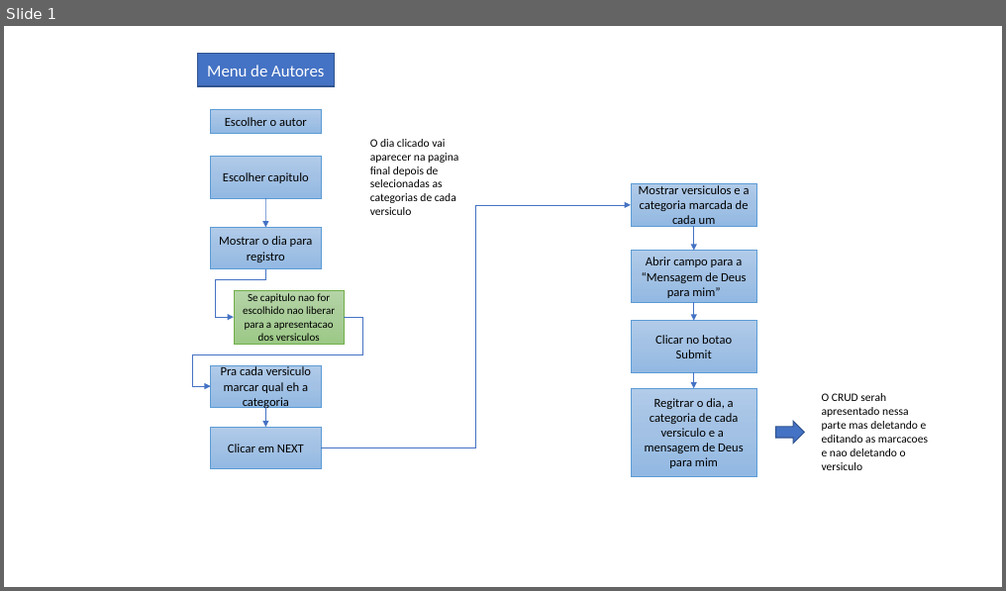
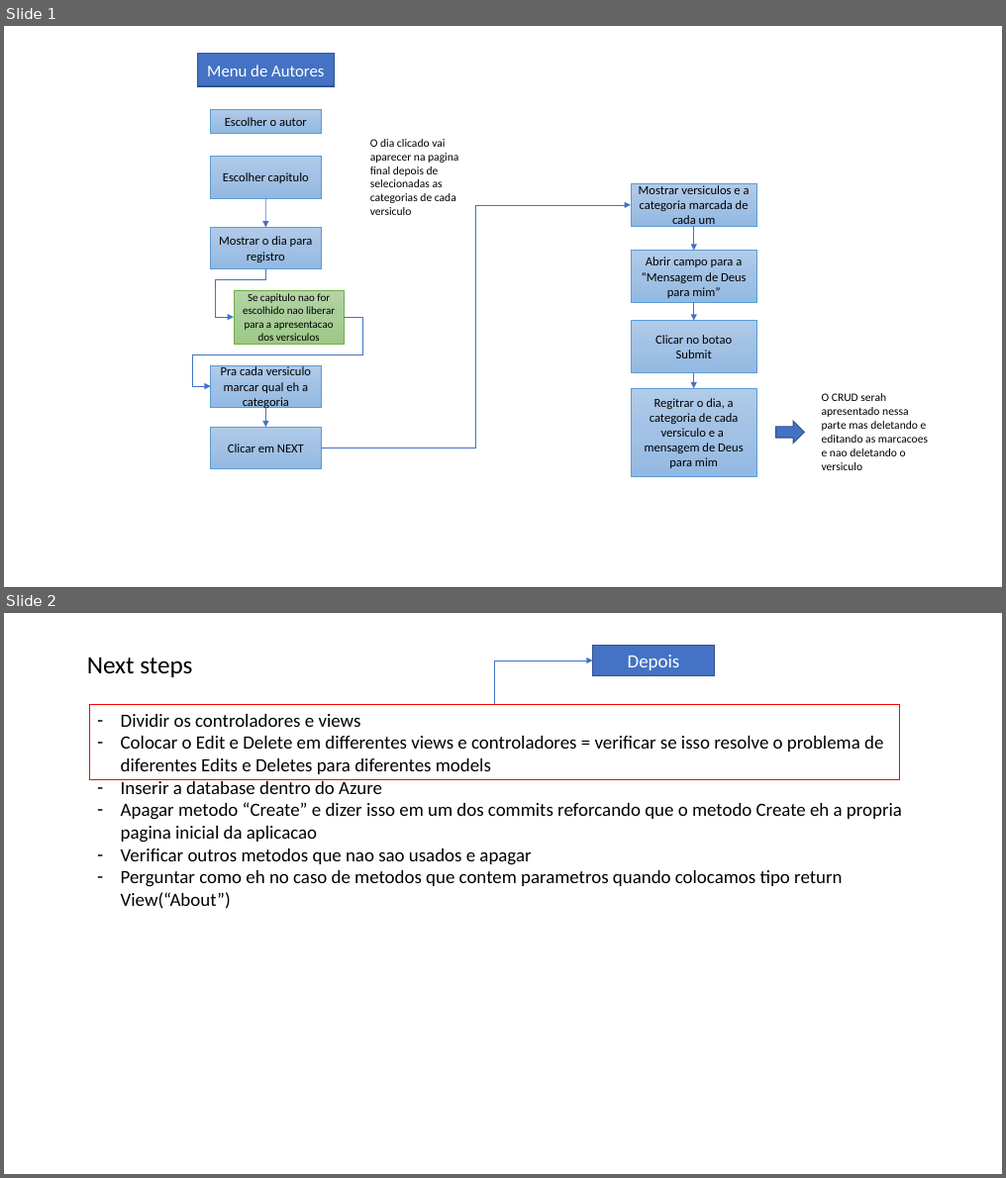
Before and after one commit to dantesantos/assignment2, a slide deck: Flow Chart.pptx. Shown one above the other, each under a label of ours: slide 1 before the commit, slides 1 and 2 after it. The pictures are 1006x591 and 1006x1178 pixels, drawn with LibreOffice and Linux fonts; fonts in the diff are those of the drawing. Boxes give left, top, right and bottom in pixels: in the first picture for what was removed or moved away, otherwise in the second. Text is boxed around its words. In the diff, an @@ line names an element or a change of style, - is before the commit and + after.

```diff
--- a/Flow Chart.pptx
+++ b/Flow Chart.pptx
@@ slide 2 added at <box>4,613,1002,1174</box>, background #FFFFFF @@
@@ text added at <box>87,657,192,677</box>, 24 pt, text #000000 @@
+Next steps
@@ elbow arrow added from (494, 704) to (592, 661), #4472C4 0.5 pt @@
@@ rectangle added at <box>592,646,715,676</box>, fill #4472C4, outline #325491 1 pt, 18 pt, text #FFFFFF @@
+Depois
@@ rectangle added at <box>90,704,900,780</box>, outline #FF0000 1 pt @@
@@ text added at <box>121,714,902,909</box>, 18 pt, text #000000 @@
+– Dividir os controladores e views
+– Colocar o Edit e Delete em differentes views e controladores = verificar se isso resolve o problema de diferentes Edits e Deletes para diferentes models
+– Inserir a database dentro do Azure
+– Apagar metodo “Create” e dizer isso em um dos commits reforcando que o metodo Create eh a propria pagina inicial da aplicacao
+– Verificar outros metodos que nao sao usados e apagar
+– Perguntar como eh no caso de metodos que contem parametros quando colocamos tipo return View(“About”)
```
Also in this commit, not shown: 10 other files.
